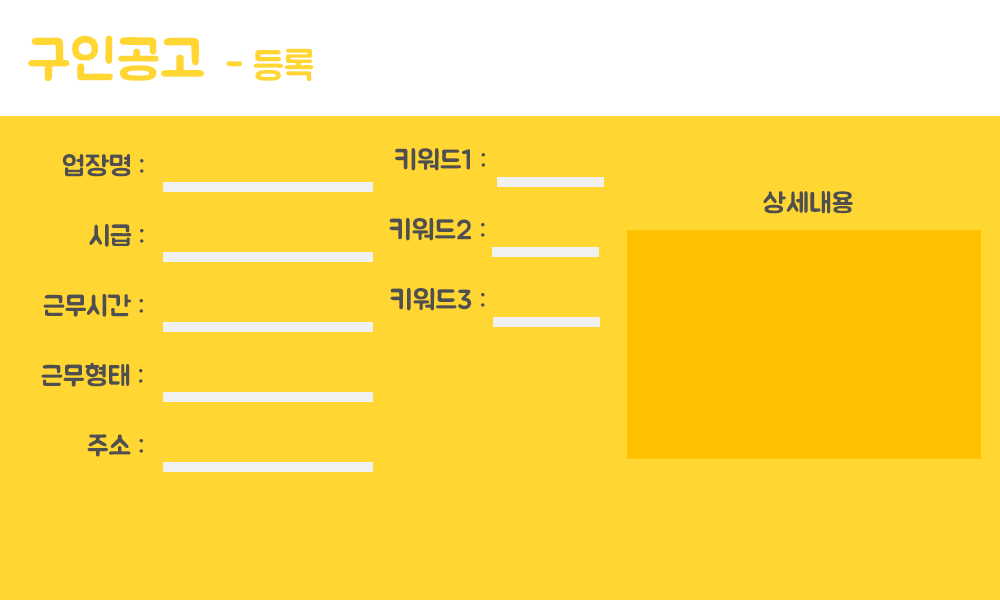
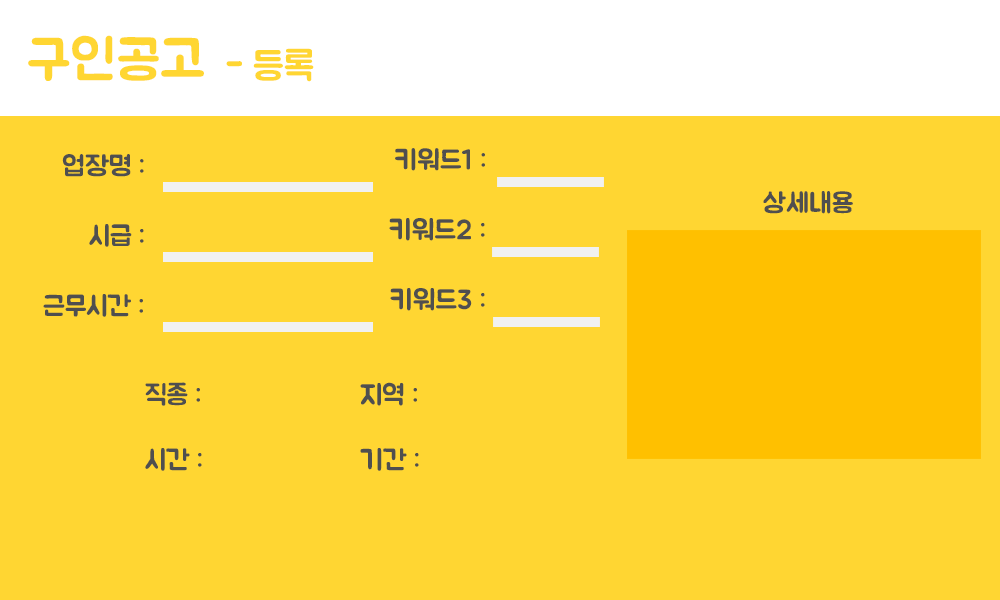
The second (1000, 600) image is a revision of the first. Changes to its layers:
added layer "기간 :" above "시간 :" over [360, 448, 419, 471]
added layer "시간 :" above "지역 :" over [145, 448, 202, 471]
renamed "주소 :" to "지역 :", painted on it over [87, 382, 417, 457]
renamed "근무형태 :" to "직종 :", painted on it over [41, 362, 200, 406]
removed layer "배경 사본 4" over [163, 462, 373, 472]
removed layer "배경 사본 3" over [163, 392, 373, 402]
